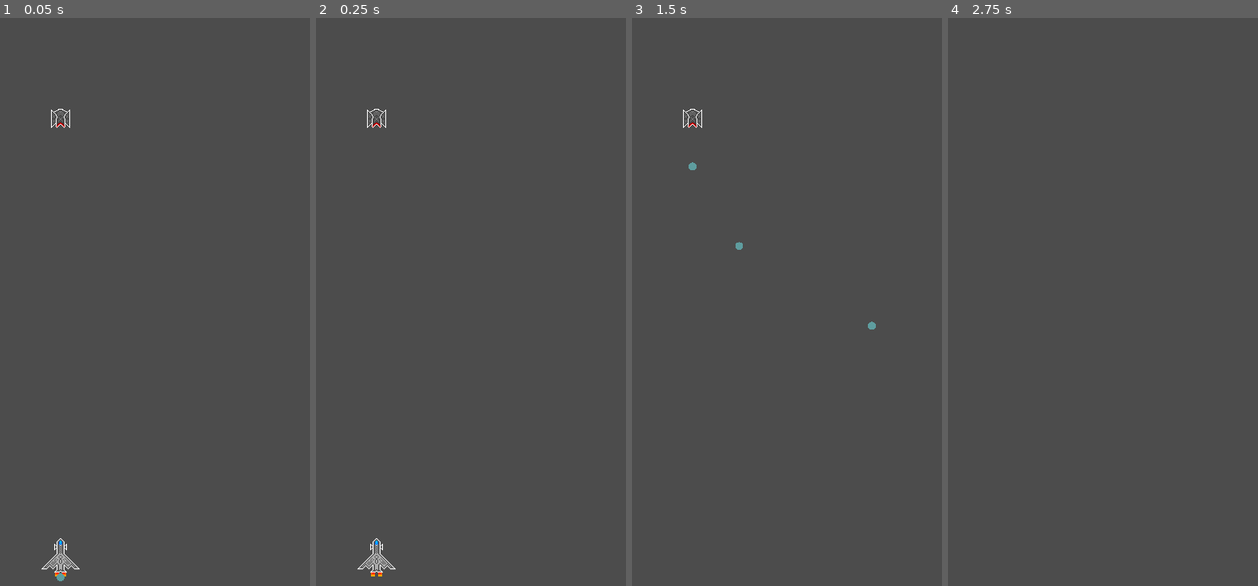
Above: before the commit, frames 1-4 (left to right).
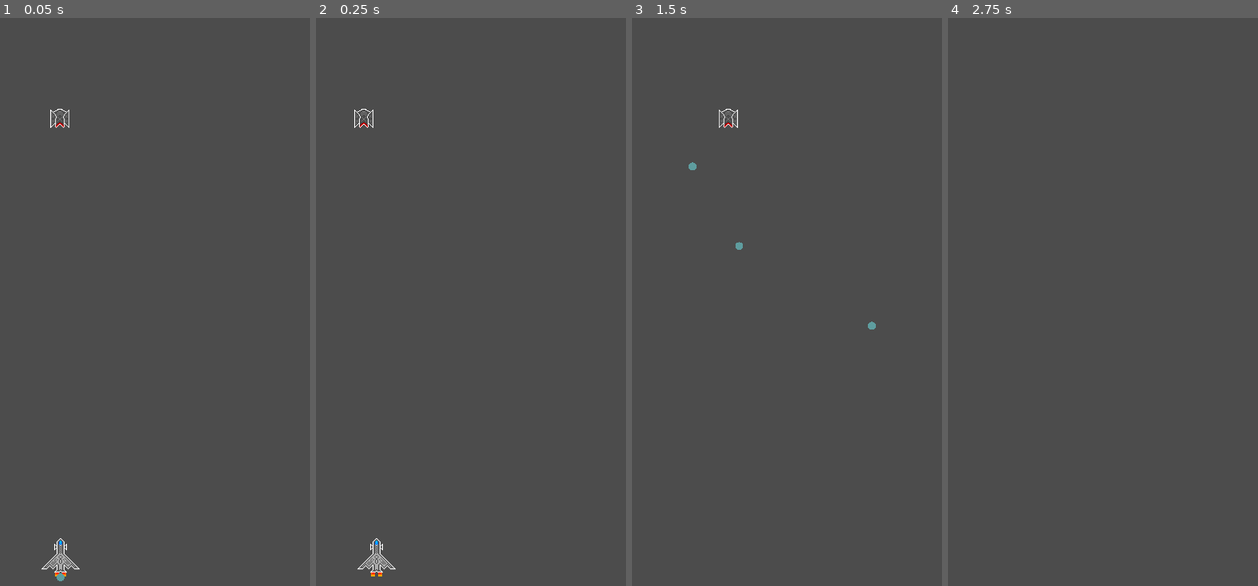
Above: after the commit, the same moments.

Repository: CAABAG/Pixel-Invaders
Game: Godot game, scene res://res/scenes/Main.tscn
Same seed, same stepped clock (60 frames per second), same inputs: the game is played once before the commit and once after it. The project has no main scene, so this scene is started directly.
Inputs (mouse positions are in pixels of both pictures, inside the frame that each line leads up to):
- Up to frame 1 (0.05 s): no input
- Up to frame 2 (0.25 s): no input
- Up to frame 3 (1.5 s): move the mouse to (805, 279) at 0.52 s; hold Right (ui_right) 0.53-1.28 s; hold Ctrl 0.53-1.28 s; click (805, 279) at 0.67 s; tap Space at 0.77 s; move the mouse to (outside the picture) at 1.27 s; hold Left (ui_left) from 1.28 s (still down); tap Ctrl at 1.35 s
- Up to frame 4 (2.75 s): tap Space at 1.52 s; move the mouse to (1059, 171) at 2.02 s; release Left (ui_left) at 2.03 s; hold Right (ui_right) from 2.03 s (still down); hold Ctrl from 2.03 s (still down)

The runs differ from the first frame. In frame 1, 0.1% of the frame differs, in the area x 16-23%, y 15-20%; in frame 2, 0.1%; in frame 3, 0.2%, in the area x 16-35%, y 15-20%; in frame 4, nothing differs.

Commit message:
Add enemy swinging

Diff:
--- a/res/scenes/Enemy.tscn
+++ b/res/scenes/Enemy.tscn
@@ -12,7 +12,7 @@
 } ]
 
 [sub_resource type="CircleShape2D" id=2]
-radius = 12.3365
+radius = 11.9945
 
 [node name="Enemy" type="Area2D"]
 gravity = 0.0
--- a/src/Enemy.gd
+++ b/src/Enemy.gd
@@ -1,4 +1,40 @@
 extends Area2D
+
+const speed = 80
+const max_speed = 160
+var direction = -1 # -1 = left, 1 = right
+var movement = 0
+
+var min_x_pos
+var max_x_pos
+
+func _ready():
+	position.x = (min_x_pos + max_x_pos)/2
+
+func acceleration(factor):
+	return speed * factor
+
+func swing():
+	if movement > max_speed:
+		movement = max_speed
+	if movement < -max_speed:
+		movement = -max_speed
+	match direction:
+		-1:
+			if get_global_position().x > min_x_pos:
+				movement -= acceleration(.1)
+				return
+			direction = 1
+		1:
+			if get_global_position().x < max_x_pos:
+				movement += acceleration(.1)
+				return
+			direction = -1
+
+func _process(delta):
+	swing()
+	position.x += movement * delta
+	$AnimatedSprite.animation = "default"
 
 func hit():
 	queue_free()
--- a/src/Main.gd
+++ b/src/Main.gd
@@ -2,12 +2,14 @@
 
 export (PackedScene) var Enemy
 
+var swing_range = 30
 var screen_size
 
 func _ready():
 	screen_size = get_viewport_rect().size
 	var alien = Enemy.instance()
-	alien.position.x = screen_size.x/2
+	alien.min_x_pos = screen_size.x/2 - swing_range
+	alien.max_x_pos = screen_size.x/2 + swing_range
 	alien.position.y = screen_size.y/5
 	add_child(alien)
 	alien.add_to_group("aliens")
